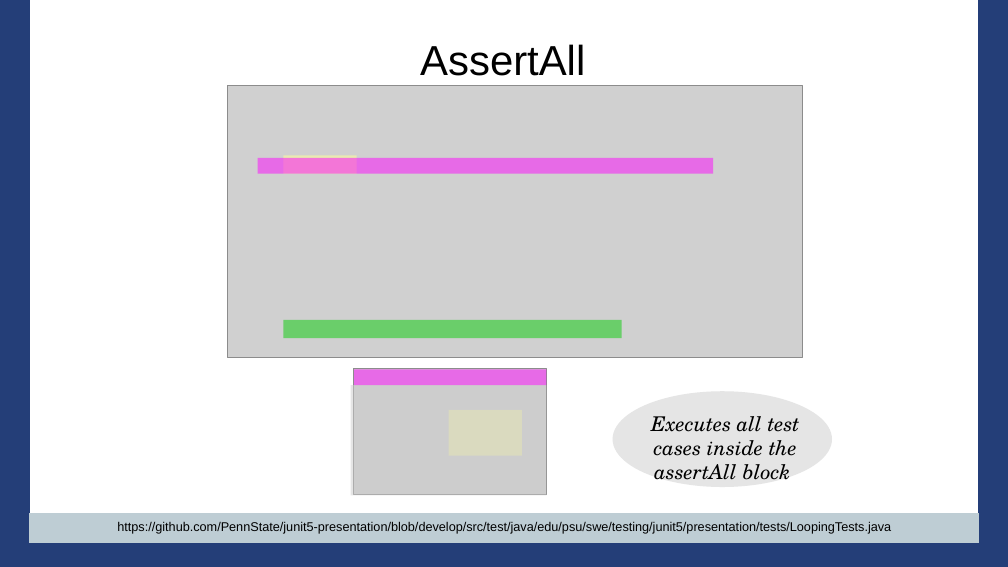
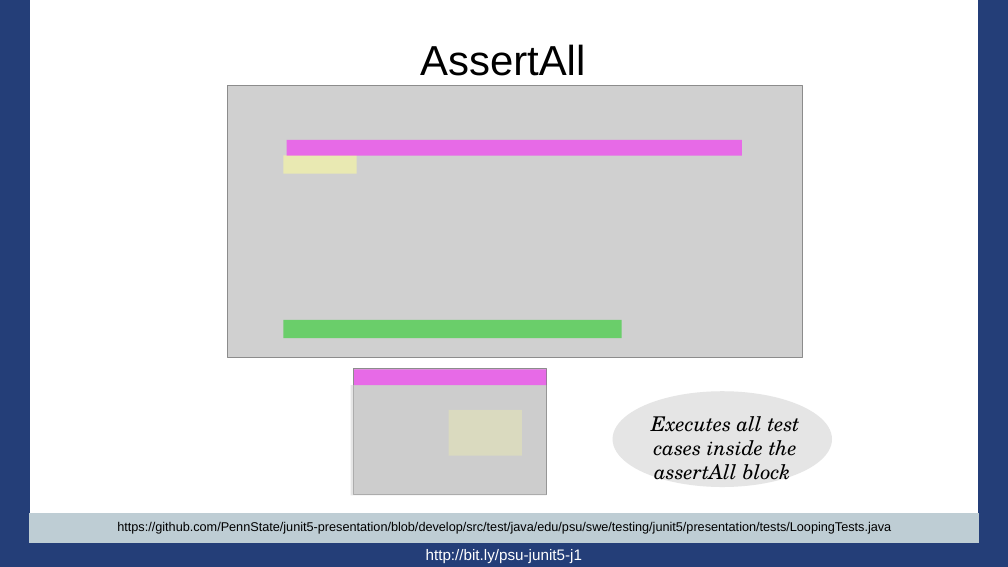
Before and after one commit to PennState/junit5-presentation, a slide deck: slide 63 of src/site/presentation/Junit5_Presentation_JavaOne_2016.odp. Drawn at 1008x567 pixels with LibreOffice and Linux fonts; fonts in the diff are those of the drawing; grey boxes stand for pictures; background and template pictures are left out. Boxes give left, top, right and bottom in pixels: in the first picture for what was removed or moved away, otherwise in the second. Text is boxed around its words. In the diff, an @@ line names an element or a change of style, - is before the commit and + after.

```diff
--- a/src/site/presentation/Junit5_Presentation_JavaOne_2016.odp
+++ b/src/site/presentation/Junit5_Presentation_JavaOne_2016.odp
@@ rectangle: place and size @@
-rectangle at bbox=[258, 158, 713, 174]
+rectangle at bbox=[286, 140, 742, 155]
@@ text added at bbox=[426, 549, 582, 563], 12 pt, text #FFFFFF @@
+http://bit.ly/psu-junit5-j1
```
Also in this commit, not shown: 74 other slides changed.
